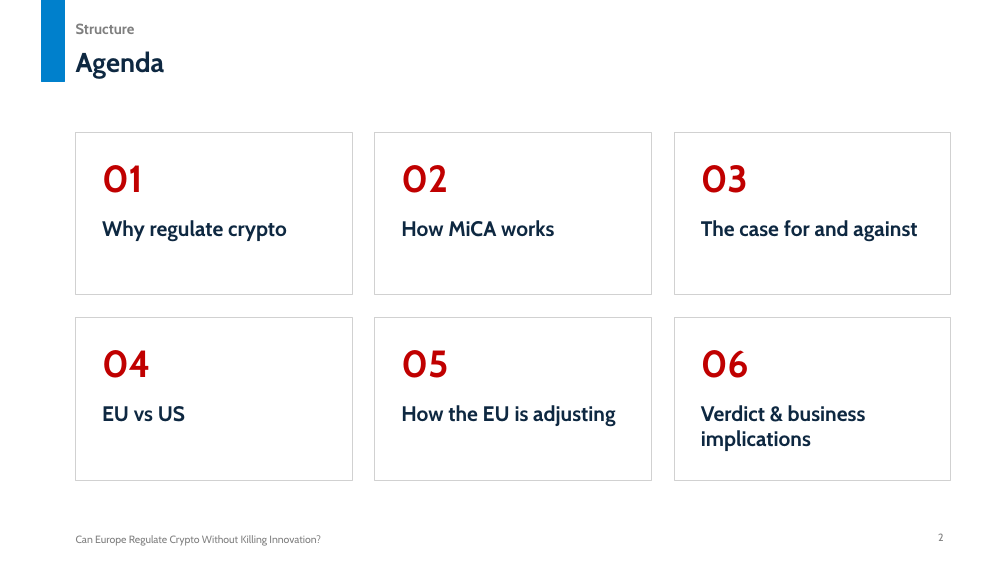
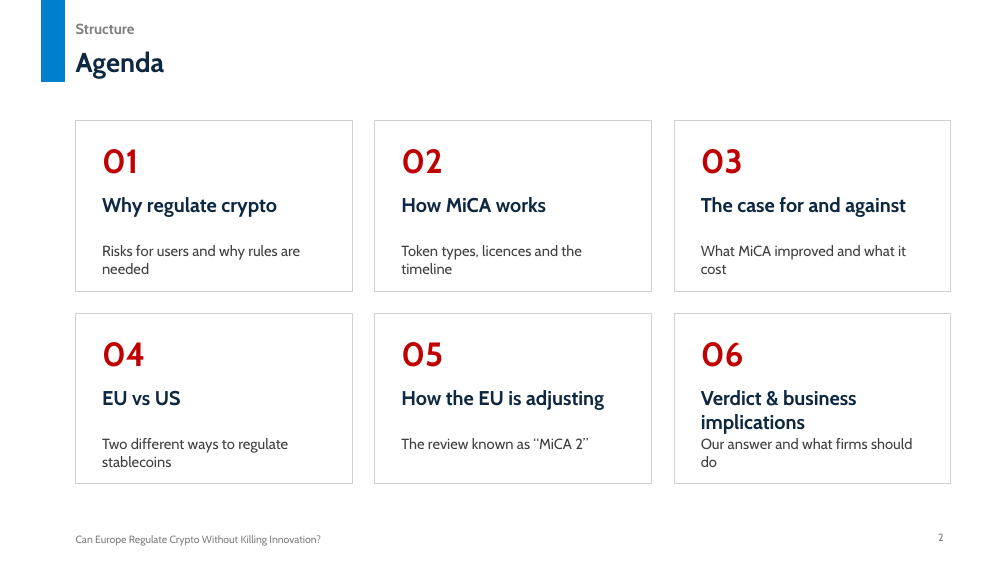
Before and after one commit to untitl333d/-frontend-slides, a slide deck: slide 2 of presentations/mica-seminar/MiCA_Crypto_Regulation_Seminar.pptx. Drawn at 1008x567 pixels with LibreOffice and Linux fonts; fonts in the diff are those of the drawing. Boxes give left, top, right and bottom in pixels: in the first picture for what was removed or moved away, otherwise in the second. Text is boxed around its words. In the diff, an @@ line names an element or a change of style, - is before the commit and + after.

```diff
--- a/presentations/mica-seminar/MiCA_Crypto_Regulation_Seminar.pptx
+++ b/presentations/mica-seminar/MiCA_Crypto_Regulation_Seminar.pptx
@@ rectangle: place and size @@
-rectangle at [76, 132, 352, 295]
+rectangle at [76, 121, 352, 291]
@@ text "01": place and size @@
-text "01" at [102, 165, 143, 193]
+text "01" at [102, 149, 138, 174]
@@ rectangle: place and size @@
-rectangle at [375, 132, 652, 295]
+rectangle at [375, 121, 652, 291]
@@ text "02": place and size @@
-text "02" at [401, 165, 448, 193]
+text "02" at [401, 149, 442, 174]
@@ rectangle: place and size @@
-rectangle at [675, 132, 951, 295]
+rectangle at [675, 121, 951, 291]
@@ size 36 to 32 pt in 6 elements at [102, 149, 138, 174], [102, 342, 145, 367], [401, 342, 443, 367], [701, 342, 744, 367], [401, 149, 442, 174], [701, 149, 743, 174] @@
@@ text "03": place and size @@
-text "03" at [701, 165, 748, 193]
+text "03" at [701, 149, 743, 174]
@@ text "Why regulate crypto": place and size @@
-text "Why regulate crypto" at [102, 220, 287, 242]
+text "Why regulate crypto" at [102, 197, 277, 217]
@@ text "How MiCA works": place and size @@
-text "How MiCA works" at [401, 220, 554, 237]
+text "How MiCA works" at [401, 197, 546, 213]
@@ size 20 to 19 pt in 6 elements at [102, 197, 277, 217], [102, 390, 181, 406], [401, 390, 604, 410], [701, 390, 857, 434], [401, 197, 546, 213], [701, 197, 906, 217] @@
@@ text "The case for and against": place and size @@
-text "The case for and against" at [701, 220, 917, 242]
+text "The case for and against" at [701, 197, 906, 217]
@@ text added at [102, 245, 300, 274], 14 pt, text #404040 @@
+Risks for users and why rules are needed
@@ text added at [401, 245, 581, 274], 14 pt, text #404040 @@
+Token types, licences and the timeline
@@ text added at [701, 245, 906, 274], 14 pt, text #404040 @@
+What MiCA improved and what it cost
@@ rectangle: place and size @@
-rectangle at [76, 318, 352, 480]
+rectangle at [76, 314, 352, 484]
@@ rectangle: place and size @@
-rectangle at [375, 318, 652, 480]
+rectangle at [375, 314, 652, 484]
@@ rectangle: place and size @@
-rectangle at [675, 318, 951, 480]
+rectangle at [675, 314, 951, 484]
@@ text "04": place and size @@
-text "04" at [102, 350, 151, 378]
+text "04" at [102, 342, 145, 367]
@@ text "05": place and size @@
-text "05" at [401, 350, 448, 378]
+text "05" at [401, 342, 443, 367]
@@ text "06": place and size @@
-text "06" at [701, 350, 749, 378]
+text "06" at [701, 342, 744, 367]
@@ text "EU vs US": place and size @@
-text "EU vs US" at [102, 406, 185, 422]
+text "EU vs US" at [102, 390, 181, 406]
@@ text "How the EU is adjusting": place and size @@
-text "How the EU is adjusting" at [401, 405, 615, 427]
+text "How the EU is adjusting" at [401, 390, 604, 410]
@@ text "Verdict & business implications": place and size @@
-text "Verdict & business implications" at [701, 405, 866, 451]
+text "Verdict & business implications" at [701, 390, 857, 434]
@@ text added at [102, 438, 288, 467], 14 pt, text #404040 @@
+Two different ways to regulate stablecoins
@@ text added at [401, 438, 588, 449], 14 pt, text #404040 @@
+The review known as “MiCA 2”
@@ text added at [701, 438, 912, 467], 14 pt, text #404040 @@
+Our answer and what firms should do
```
Also in this commit, not shown: 13 other slides changed, 1 other file.
